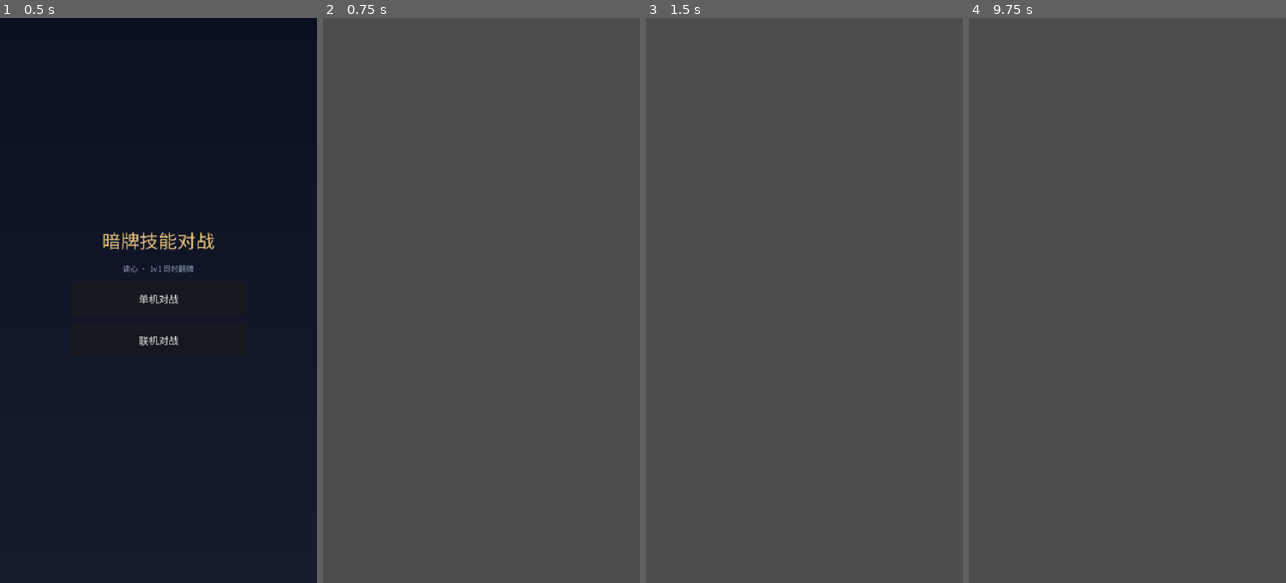
Above: before the commit, frames 1-4 (left to right).
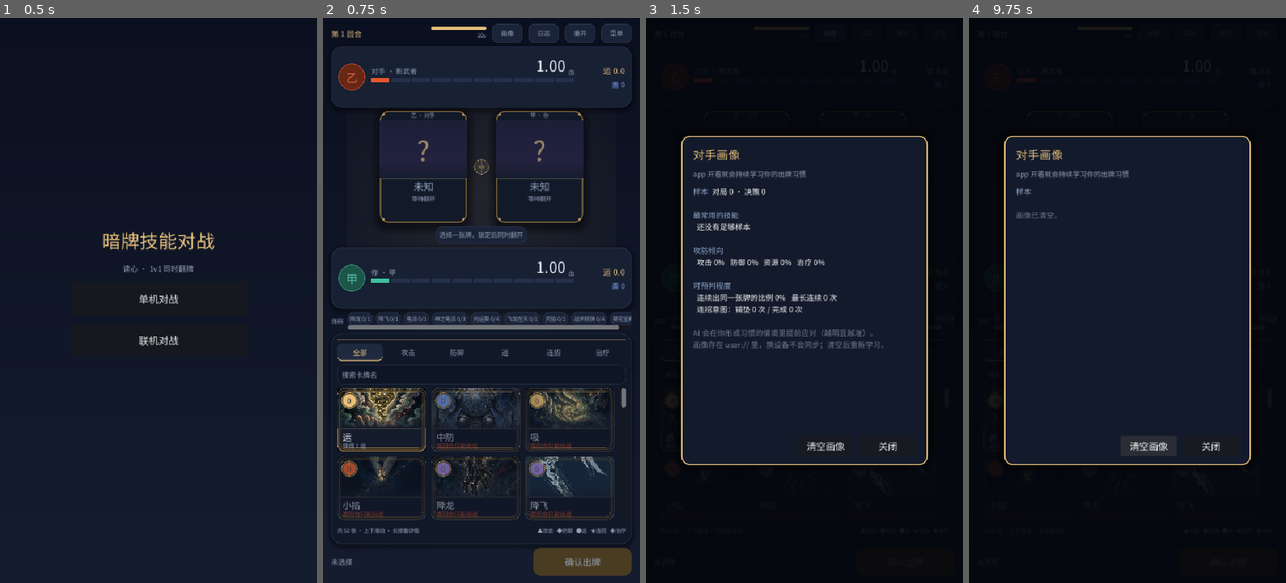
Above: after the commit, the same moments.

Repository: littlegan-Max/DarkCardDuel
Game: Godot game, scene res://scenes/main/Main.tscn
Two runs of this game, one before a commit and one after it. Both use one fixed random seed, a clock stepped at 60 frames per second and the inputs below.
Inputs (mouse positions are in pixels of both pictures, inside the frame that each line leads up to):
- Up to frame 1 (0.5 s): no input
- Up to frame 2 (0.75 s): click "单机对战" at 0.5 s
- Up to frame 3 (1.5 s): click (829, 34) at 1.25 s, where only the run after the commit has a clickable "画像"
- Up to frame 4 (9.75 s): click (1190, 34) at 2 s, where only the run after the commit has a clickable "日志"; click (1225, 34) at 2.75 s, where only the run after the commit has a clickable "重开"; click (1263, 34) at 3.5 s, where only the run after the commit has a clickable "菜单"; click (1007, 351) at 4.25 s, where only the run after the commit has a clickable "全部"; click (1054, 351) at 5 s, where only the run after the commit has a clickable "攻击"; click (1102, 351) at 5.75 s, where only the run after the commit has a clickable "防御"; click (1152, 351) at 6.5 s, where only the run after the commit has a clickable "运"; click (1200, 351) at 7.25 s, where only the run after the commit has a clickable "连招"; click (1247, 351) at 8 s, where only the run after the commit has a clickable "治疗"; click (1029, 419) at 8.75 s, where only the run after the commit has a clickable "0"; click (1149, 447) at 9.5 s, where only the run after the commit has a clickable "清空画像"

Frame 1 is identical in both runs. In frame 2, 98% of the frame differs, in the area x 0-100%, y 0-100%; in frame 3, 99%; in frame 4, 100%.

Commit message:
v0.3.3 修主菜单黑屏 + 补返回主菜单
黑屏根因（Godot 引擎自己报出来的）：
  Condition "p_scene && p_scene->get_parent() != root" is true.
场景切换写成了「把新场景 add_child 到自己身上，再 queue_free 自己」：
  1. 新场景成了旧场景的子节点，旧场景释放时它跟着一起被删 → 点进去一片黑；
  2. current_scene 必须是 root 的直接子节点，否则引擎拒绝赋值。

改法：
- 新增 scripts/core/scene_router.gd：统一换场景的入口，新场景挂 root、
  旧场景先摘出场景树再释放；需要跨场景存活的节点（比如长连接客户端）
  用 keep 参数转移过去。
- main_menu / lobby 都改走 SceneRouter。

顺带修掉的连带 bug：
- 联机大厅→对战的切换会把大厅持有的 NetClient 一起带走（HTTPRequest 是
  子节点），进了对战界面就是「连着但收不到任何消息」。现在客户端跟着转移，
  并在转移后重置轮询状态（HTTPRequest 离开场景树会中止在途请求且不回调）。
- 人机对战的状态上报请求发出去就把节点删了，好友那边永远看不到状态。
  现在延迟 6 秒回收；联机模式也不再误报「人机对战」。
- 窗口关闭时先停轮询、掐掉在途请求，进程立刻退出（实测 100ms 内消失）。

补功能：对局中回不去
- 对局界面顶栏加「菜单」→ 确认弹窗 → 「返回主菜单」；联机退出会先通知
  服务器（这一局判负，对手立刻收到结果）。
- 结算面板加「返回主菜单」。
- 联机大厅顶栏加「主菜单」。

验证：
- 新增 tools/test_scene_nav.gd（6 项）进 verify.sh：主菜单两个入口、大厅→对战、
  对局→返回主菜单、大厅→返回主菜单、长连接客户端转移。
- 全套 verify.sh ALL GREEN（卡表/GDScript/Python/对拍/服务器 67/更新 24/
  过渡 9/新模式 8/端到端 12 回合 0 差异）。
- MuMu 模拟器真机实测（tools/mumu_test.sh）：启动→主菜单→单机对战→
  菜单→返回主菜单→再来一次→强杀重启→回桌面再进，全部回到主菜单，0 张黑屏。

Diff:
--- a/darkcard/project.godot
+++ b/darkcard/project.godot
@@ -9,7 +9,7 @@
 config/name="暗牌技能对战"
 config/description="Dark Card Duel - 1v1 simultaneous reveal, local + online (rules 2.1)"
 config/icon="res://icon.png"
-config/version="0.3.2"
+config/version="0.3.3"
 run/main_scene="res://scenes/main/Main.tscn"
 config/features=PackedStringArray("4.7", "GL Compatibility")
 
--- a/darkcard/scenes/battle/battle_screen.gd
+++ b/darkcard/scenes/battle/battle_screen.gd
@@ -45,6 +45,9 @@
 var _gameover: Control
 var _gameover_title: Label
 var _gameover_sub: Label
+var _exit_panel: Control      # 退出确认层
+var _exit_title: Label
+var _exit_body: Label
 var _detail: CardDetail
 var _hint: Label
 
@@ -58,7 +61,9 @@
     opponent_model = OpponentStore.load_model()
     _build_ui()
     _start_match()
-    _report_presence("in_game_ai")
+    # 延迟一帧再报状态：联机对战时 controller 是大厅切场景时接上的，
+    # 立刻报的话会把「人机对战」错报给好友。
+    _report_presence.call_deferred("in_game_ai")
 
 
 ## 上报自己的状态。
@@ -78,7 +83,12 @@
         return
     c.set_server(c.host, c.port)
     c.set_presence(state)
-    c.call_deferred("queue_free")
+    # 不能马上删：HTTP 请求还在路上，删了节点请求就断了，
+    # 好友那边永远看不到「人机对战」。等几秒再收。
+    var t := get_tree().create_timer(6.0)
+    t.timeout.connect(func() -> void:
+        if is_instance_valid(c):
+            c.queue_free())
 
 
 func _process(delta: float) -> void:
@@ -131,6 +141,7 @@
 
     _build_log()
     _build_gameover()
+    _build_exit_confirm()
 
     _profile = OpponentProfile.new()
     add_child(_profile)
@@ -193,6 +204,7 @@
     top.add_child(_pill_button("画像", _toggle_profile))
     top.add_child(_pill_button("日志", _toggle_log))
     top.add_child(_pill_button("重开", _on_restart))
+    top.add_child(_pill_button("菜单", _on_open_menu))
     return top
 
 
@@ -469,6 +481,73 @@
     _style_primary(again)
     again.pressed.connect(_on_restart)
     v.add_child(again)
+
+    var home := Button.new()
+    home.text = "返回主菜单"
+    home.custom_minimum_size = Vector2(180, 40)
+    home.focus_mode = Control.FOCUS_NONE
+    _style_ghost(home)
+    home.pressed.connect(_on_go_home)
+    v.add_child(home)
+
+
+## 退出确认层：对局中想走之前先问一句，别手滑把这一局丢了。
+func _build_exit_confirm() -> void:
+    _exit_panel = Control.new()
+    add_child(_exit_panel)
+    _exit_panel.set_anchors_and_offsets_preset(Control.PRESET_FULL_RECT)
+    _exit_panel.z_index = 40
+    _exit_panel.visible = false
+
+    var dim := ColorRect.new()
+    dim.color = Color(0.02, 0.03, 0.06, 0.80)
+    _exit_panel.add_child(dim)
+    dim.set_anchors_and_offsets_preset(Control.PRESET_FULL_RECT)
+
+    var cc := CenterContainer.new()
+    _exit_panel.add_child(cc)
+    cc.set_anchors_and_offsets_preset(Control.PRESET_FULL_RECT)
+
+    var panel := PanelContainer.new()
+    panel.custom_minimum_size = Vector2(300, 0)
+    var sb := UiPalette.panel_box(Color("#161E30"), 20, UiPalette.GOLD)
+    sb.set_content_margin_all(22)
+    panel.add_theme_stylebox_override("panel", sb)
+    cc.add_child(panel)
+
+    var v := VBoxContainer.new()
+    v.add_theme_constant_override("separation", 12)
+    panel.add_child(v)
+
+    _exit_title = _lab("返回主菜单？", 20, UiPalette.GOLD)
+    _exit_title.horizontal_alignment = HORIZONTAL_ALIGNMENT_CENTER
+    v.add_child(_exit_title)
+
+    _exit_body = _lab("", 12, UiPalette.TEXT)
+    _exit_body.horizontal_alignment = HORIZONTAL_ALIGNMENT_CENTER
+    _exit_body.autowrap_mode = TextServer.AUTOWRAP_WORD_SMART
+    v.add_child(_exit_body)
+
+    var row := HBoxContainer.new()
+    row.alignment = BoxContainer.ALIGNMENT_CENTER
+    row.add_theme_constant_override("separation", 12)
+    v.add_child(row)
+
+    var stay := Button.new()
+    stay.text = "继续这局"
+    stay.custom_minimum_size = Vector2(132, 44)
+    stay.focus_mode = Control.FOCUS_NONE
+    _style_ghost(stay)
+    stay.pressed.connect(_on_exit_cancel)
+    row.add_child(stay)
+
+    var go := Button.new()
+    go.text = "返回主菜单"
+    go.custom_minimum_size = Vector2(132, 44)
+    go.focus_mode = Control.FOCUS_NONE
+    _style_primary(go)
+    go.pressed.connect(_on_exit_confirm)
+    row.add_child(go)
 
 
 ## 联机模式：由大厅在切场景前调用，把已建好的控制器交给对战界面
@@ -844,6 +923,62 @@
         opponent_model.end_match()
         _save_opponent_model()
     _start_match()
+
+
+# ---------------------------------------------------------------- 返回主菜单
+
+## 现在是不是联机对局。
+func _is_online() -> bool:
+    return controller != null and controller.mode == MatchController.MODE_ONLINE
+
+
+## 点「菜单」：先问一句，别手滑把这一局丢了。
+func _on_open_menu() -> void:
+    if _exit_panel == null:
+        return
+    if _is_online():
+        _exit_title.text = "退出这一局？"
+        _exit_body.text = "联机对战中退出，这一局判你输，对手直接获胜。"
+    else:
+        _exit_title.text = "返回主菜单？"
+        _exit_body.text = "本局进度会丢失，对手习惯按中途退出结算。"
+    _exit_panel.visible = true
+
+
+func _on_exit_cancel() -> void:
+    if _exit_panel != null:
+        _exit_panel.visible = false
+
+
+## 确认退出：先把这局收干净，再切回主菜单。
+func _on_exit_confirm() -> void:
+    if _exit_panel != null:
+        _exit_panel.visible = false
+    _leave_match_and_go_home()
+
+
+## 结算面板上的「返回主菜单」：局已经结束了，直接走。
+func _on_go_home() -> void:
+    _leave_match_and_go_home()
+
+
+func _leave_match_and_go_home() -> void:
+    busy = true
+    # 这一局算结束了：衰减历史倾向并落盘（中途退出也算）
+    if opponent_model != null and duel != null and not duel.state.over:
+        opponent_model.end_match()
+        _save_opponent_model()
+
+    if _is_online():
+        # 告诉服务器我们走了：这一局立刻判负，对手马上收到结果，
+        # 而不是干等着回合超时。不等它回执——切场景后客户端就没了。
+        var c: NetClient = controller.net
+        if c != null:
+            c.leave_room()
+            await get_tree().create_timer(0.4).timeout
+
+    var main: Control = load("res://scenes/main/Main.tscn").instantiate()
+    SceneRouter.swap(get_tree(), main)
 
 
 func _toggle_log() -> void:
@@ -1197,3 +1332,27 @@
     b.add_theme_color_override("font_pressed_color", Color("#17110A"))
     b.add_theme_color_override("font_disabled_color", UiPalette.DIM)
     b.add_theme_font_size_override("font_size", 15)
+
+
+## 次要按钮：描边款，用在「继续这局」「返回主菜单」这种不是主操作的按钮上。
+func _style_ghost(b: Button) -> void:
+    var n := StyleBoxFlat.new()
+    n.bg_color = Color("#1A2338")
+    n.border_color = Color("#2A3550")
+    n.set_border_width_all(1)
+    n.set_corner_radius_all(14)
+    b.add_theme_stylebox_override("normal", n)
+
+    var h := n.duplicate() as StyleBoxFlat
+    h.bg_color = Color("#222C44")
+    b.add_theme_stylebox_override("hover", h)
+
+    var p := n.duplicate() as StyleBoxFlat
+    p.bg_color = Color("#151C2C")
+    b.add_theme_stylebox_override("pressed", p)
+
+    b.add_theme_stylebox_override("focus", StyleBoxEmpty.new())
+    b.add_theme_color_override("font_color", UiPalette.TEXT)
+    b.add_theme_color_override("font_hover_color", Color.WHITE)
+    b.add_theme_color_override("font_pressed_color", UiPalette.DIM)
+    b.add_theme_font_size_override("font_size", 14)
--- a/darkcard/scenes/lobby/lobby_screen.gd
+++ b/darkcard/scenes/lobby/lobby_screen.gd
@@ -92,6 +92,9 @@
 	top.add_child(sp)
 	_online_label = _lab("在线 0", 12, UiPalette.TEAL)
 	top.add_child(_online_label)
+	var home := _btn("主菜单", _on_go_home)
+	home.custom_minimum_size = Vector2(56, 28)
+	top.add_child(home)
 
 	_status = _lab("未连接", 11, UiPalette.DIM)
 	_status.autowrap_mode = TextServer.AUTOWRAP_WORD_SMART
@@ -677,16 +680,24 @@
 
 # ---------------------------------------------------------------- 进入对战
 
+## 回主菜单。留在房间里的要先退出，否则服务器那边房间还挂着人。
+func _on_go_home() -> void:
+	if client != null and _room_id != "":
+		client.leave_room()
+	var main: Control = load("res://scenes/main/Main.tscn").instantiate()
+	SceneRouter.swap(get_tree(), main)
+
+
 func _enter_battle() -> void:
 	if client == null or not client.has_identity():
 		return
 	var ctrl := MatchController.new()
 	ctrl.setup_online(db, client)
 	var battle: Control = load("res://scenes/Battle.tscn").instantiate()
-	add_child(battle)
+	# 长连接客户端一起转到对战场景：大厅被释放时不能把连接一起带走，
+	# 否则进了对战界面就是「连着但收不到任何消息」。
+	SceneRouter.swap(get_tree(), battle, [client])
 	battle.call("setup_online", ctrl)
-	get_tree().current_scene = battle
-	queue_free()
 
 
 # ---------------------------------------------------------------- 小工具
--- a/darkcard/scenes/main/main_menu.gd
+++ b/darkcard/scenes/main/main_menu.gd
@@ -65,10 +65,10 @@
 		_status.text = "找不到场景：" + path
 		_status.add_theme_color_override("font_color", UiPalette.RED)
 		return
+	# 切换必须走 SceneRouter：新场景要挂到 root 下，
+	# 直接 add_child 到自己身上会跟着本节点一起被释放（黑屏）。
 	var next: Control = load(path).instantiate()
-	add_child(next)
-	get_tree().current_scene = next
-	queue_free()
+	SceneRouter.swap(get_tree(), next)
 
 
 func _big_btn(t: String, sub: String, cb: Callable) -> Button:
--- /dev/null
+++ b/darkcard/scripts/core/scene_router.gd
@@ -0,0 +1,54 @@
+class_name SceneRouter
+extends RefCounted
+
+# 场景切换的统一入口。
+#
+# 这里集中挡掉三个坑——踩中任何一个，玩家看到的表现都是「点进去一片黑，什么也没发生」：
+#
+#   1. 新场景不能 add_child 到「马上要释放的旧场景」身上。
+#      那样新场景就是旧场景的子节点，旧场景被释放时它跟着一起被删，
+#      屏幕上什么都不剩。（主菜单黑屏就是这个原因。）
+#   2. Godot 要求 current_scene 必须是 root 的直接子节点，
+#      否则 `get_tree().current_scene = x` 会被引擎拒绝并报错：
+#      Condition "p_scene && p_scene->get_parent() != root" is true.
+#   3. 旧场景持有的长连接节点（NetClient）会跟着旧场景一起死，
+#      所以要先把这些节点 transfer 到新场景下。
+
+
+## 切到新场景。
+##
+## tree : 当前的 SceneTree
+## next : 新场景实例（还没进场景树）
+## keep : 需要从旧场景转移到新场景的节点（比如长连接客户端 NetClient）
+static func swap(tree: SceneTree, next: Node, keep: Array = []) -> void:
+	if tree == null or next == null or not is_instance_valid(next):
+		push_error("SceneRouter.swap: 参数无效")
+		return
+
+	var old: Node = tree.current_scene
+
+	# 1. 保留节点先从旧场景摘下来（还没进新场景，不会被顺手删掉）
+	for n in keep:
+		if n != null and is_instance_valid(n) and n.get_parent() != null:
+			n.get_parent().remove_child(n)
+
+	# 2. 旧场景摘出场景树（先摘后放，保证同一时刻只有一屏 UI 在树上）
+	if old != null and is_instance_valid(old):
+		var op := old.get_parent()
+		if op != null:
+			op.remove_child(old)
+
+	# 3. 新场景挂到 root 下——current_scene 必须是 root 的直接子节点
+	tree.root.add_child(next)
+	tree.current_scene = next
+
+	# 4. 保留节点挂到新场景下，并通知它「场景变了，自己重新接上」
+	for n in keep:
+		if n != null and is_instance_valid(n):
+			next.add_child(n)
+			if n.has_method("on_scene_transferred"):
+				n.call("on_scene_transferred")
+
+	# 5. 释放旧场景（延迟到帧末，避免正在执行的回调里把自己删掉）
+	if old != null and is_instance_valid(old):
+		old.queue_free()
--- a/darkcard/scripts/net/net_client.gd
+++ b/darkcard/scripts/net/net_client.gd
@@ -48,6 +48,7 @@
 var _pending_cmd := ""
 var _cmd_queue: Array = []
 var _cmd_inflight := false
+var _pending_job: Dictionary = {}   # 在途指令，场景切换时需要重发
 var _host_locked := false   # 调用方显式设过地址后，存档不再覆盖
 var version_mismatch := ""   # 非空表示服务器与本地版本对不上
 
@@ -55,6 +56,29 @@
 func _ready() -> void:
 	_ensure_requests()
 	_load_profile()
+	# 窗口关闭时先把连接收干净再退出：
+	# 长轮询会被服务器 hold 住（最长 40 秒），不主动掐掉的话，
+	# 主线程退出时要等工作线程，进程就赖在后台不消失——
+	# 玩家看到的是「窗口关了，游戏还在里面跑」。
+	var win := get_tree().root
+	if not win.close_requested.is_connected(_on_app_close):
+		win.close_requested.connect(_on_app_close)
+
+
+## 窗口被关闭：停轮询、掐掉在途请求。
+func _on_app_close() -> void:
+	shutdown()
+
+
+## 收尾：停止长轮询并取消在途 HTTP 请求。
+func shutdown() -> void:
+	_stopped = true
+	_polling = false
+	_cmd_inflight = false
+	if _poll_req != null:
+		_poll_req.cancel_request()
+	if _cmd_req != null:
+		_cmd_req.cancel_request()
 
 
 ## 显式设置服务器地址并落盘。
@@ -155,6 +179,7 @@
 	var job: Dictionary = _cmd_queue.pop_front()
 	_cmd_inflight = true
 	_pending_cmd = str(job["cmd"])
+	_pending_job = job
 	var body: Dictionary = job["body"]
 	body["player_id"] = player_id
 	body["token"] = token
@@ -175,6 +200,7 @@
 func _on_cmd_done(result: int, code: int, headers: PackedStringArray, body: PackedByteArray) -> void:
 	var cmd := _pending_cmd
 	_pending_cmd = ""
+	_pending_job = {}
 	_cmd_inflight = false
 	if result != HTTPRequest.RESULT_SUCCESS:
 		emit_signal("command_result", cmd, {"ok": false, "error": "连接失败（%d）" % code})
@@ -273,6 +299,23 @@
 	t.timeout.connect(func() -> void: _poll_once())
 
 
+## 场景切换后重新接上（大厅 → 对战界面时，客户端节点被转到了新场景下）。
+##
+## HTTPRequest 离开场景树会中止在途请求，而且不会回调 request_completed，
+## 所以轮询标志必须手动重置——否则就是「显示已连接，但一条消息都收不到」。
+## 在途的那条指令也一起重发（响应已经随旧请求一起丢了）。
+func on_scene_transferred() -> void:
+	_stopped = false
+	_polling = false
+	if not _pending_job.is_empty():
+		_cmd_queue.push_front(_pending_job)
+		_pending_job = {}
+	_cmd_inflight = false
+	_pending_cmd = ""
+	_pump_cmd_queue()
+	_poll_once()
+
+
 func _on_poll_done(result: int, code: int, headers: PackedStringArray, body: PackedByteArray) -> void:
 	_polling = false
 	if _stopped:
--- /dev/null
+++ b/darkcard/tools/screenshot_nav.gd
@@ -0,0 +1,111 @@
+extends SceneTree
+
+# 导航实拍：走一遍玩家真实路径，每一步截屏并自动判断「是不是黑屏」。
+#
+#   godot --path <proj> --script res://tools/screenshot_nav.gd   （不是 headless，要真实渲染）
+#
+# 黑屏判定：把画面缩到很小后统计颜色种类。
+# 正常界面（按钮、文字、面板）至少有几十种颜色；
+# 真黑屏只有 1~2 种。
+
+const OUT_DIR := "C:/Users/ghy/WorkBuddy/2026-10-25-10-37-36/shots"
+
+var _fails := 0
+
+
+func _initialize() -> void:
+	_run()
+
+
+func _run() -> void:
+	DirAccess.make_dir_recursive_absolute(OUT_DIR)
+
+	# —— 主菜单 ——
+	var main: Node = load("res://scenes/main/Main.tscn").instantiate()
+	root.add_child(main)
+	current_scene = main
+	await process_frame
+	await process_frame
+	await _shot("main", "主菜单")
+
+	# —— 点「单机对战」——
+	var btn := _find_btn(main, "单机对战")
+	if btn == null:
+		printerr("[FAIL] 主菜单上找不到「单机对战」按钮")
+		_fails += 1
+	else:
+		btn.pressed.emit()
+		await create_timer(0.8).timeout
+		await _shot("battle", "点「单机对战」之后")
+
+		# 对局中点「菜单」：退出确认层
+		var battle: Node = current_scene
+		var menu_btn := _find_btn(battle, "菜单")
+		if menu_btn == null:
+			printerr("[FAIL] 对局界面没有「菜单」按钮")
+			_fails += 1
+		else:
+			# 量一下顶栏有没有挤出屏幕右边
+			var vp := Vector2(540, 960)
+			for lbl in ["画像", "日志", "重开", "菜单"]:
+				var b := _find_btn(battle, lbl)
+				if b != null:
+					var r: Rect2 = b.get_global_rect()
+					print("   顶栏 %s：x=%.0f..%.0f（屏幕宽 %.0f）" % [
+						lbl, r.position.x, r.position.x + r.size.x, vp.x])
+					if r.position.x + r.size.x > vp.x:
+						printerr("[FAIL] 「%s」按钮超出屏幕右边缘（%.0f > %.0f）" % [
+							lbl, r.position.x + r.size.x, vp.x])
+						_fails += 1
+			menu_btn.pressed.emit()
+			await create_timer(0.4).timeout
+			await _shot("exit_confirm", "对局中点「菜单」")
+
+	# —— 回到主菜单，点「联机对战」——
+	var main2: Node = load("res://scenes/main/Main.tscn").instantiate()
+	root.add_child(main2)
+	current_scene = main2
+	await process_frame
+	var btn2 := _find_btn(main2, "联机对战")
+	if btn2 == null:
+		printerr("[FAIL] 主菜单上找不到「联机对战」按钮")
+		_fails += 1
+	else:
+		btn2.pressed.emit()
+		await create_timer(0.8).timeout
+		await _shot("lobby", "点「联机对战」之后")
+
+	print("")
+	print("[screenshot_nav] %d 项失败" % _fails)
+	quit(1 if _fails > 0 else 0)
+
+
+## 截屏 + 黑屏判定
+func _shot(tag: String, desc: String) -> void:
+	await RenderingServer.frame_post_draw
+	var img := root.get_texture().get_image()
+	var path := "%s/%s.png" % [OUT_DIR, tag]
+	print("%s → %s" % [desc, img.save_png(path)])
+
+	var small := img.duplicate()
+	small.resize(48, 80, Image.INTERPOLATE_BILINEAR)
+	var colors := {}
+	for y in range(small.get_height()):
+		for x in range(small.get_width()):
+			colors[small.get_pixel(x, y).to_rgba32()] = true
+	var n := colors.size()
+	if n <= 3:
+		printerr("[FAIL] %s 是黑屏（只有 %d 种颜色）" % [desc, n])
+		_fails += 1
+	else:
+		print("[OK]   %s 不是黑屏（%d 种颜色）" % [desc, n])
+
+
+func _find_btn(n: Node, text: String) -> Button:
+	if n is Button and (n as Button).text == text:
+		return n as Button
+	for c in n.get_children():
+		var r := _find_btn(c, text)
+		if r != null:
+			return r
+	return null
--- /dev/null
+++ b/darkcard/tools/test_scene_nav.gd
@@ -0,0 +1,256 @@
+extends SceneTree
+
+# 场景切换冒烟测试。
+#
+# 主菜单点按钮 → 新场景必须能活过帧末。
+# 旧实现是「把新场景 add_child 到自己身上，然后 queue_free 自己」，
+# 新场景作为子节点被连带释放 → 点进去一片黑。
+# Godot 引擎自己也会报：Condition "p_scene && p_scene->get_parent() != root" is true.
+#
+#   godot --headless --path <proj> --script res://tools/test_scene_nav.gd
+
+const MAIN_SCENE := "res://scenes/main/Main.tscn"
+
+var _fails := 0
+var _checks := 0
+
+
+func _initialize() -> void:
+	_run()
+
+
+func _run() -> void:
+	await _check_button("单机对战", "res://scenes/Battle.tscn")
+	await _check_button("联机对战", "res://scenes/lobby/Lobby.tscn")
+	await _check_lobby_to_battle()
+	await _check_keep_node_survives()
+	await _check_battle_back_to_menu()
+	await _check_lobby_back_to_menu()
+
+	print("")
+	print("[scene_nav] %d 项检查，%d 项失败" % [_checks, _fails])
+	quit(1 if _fails > 0 else 0)
+
+
+## 模拟点主菜单上的某个按钮，看新场景是不是活下来了
+func _check_button(label: String, expect_path: String) -> void:
+	var main: Node = load(MAIN_SCENE).instantiate()
+	root.add_child(main)
+	current_scene = main
+	await process_frame
+
+	var btn := _find_btn(main, label)
+	if btn == null:
+		_fail("%s：主菜单上找不到按钮「%s」" % [expect_path, label])
+		await _drop(main)
+		return
+
+	btn.pressed.emit()
+	# 等几帧，让 queue_free 真正生效（帧末才删）
+	for i in range(4):
+		await process_frame
+
+	var cur: Node = current_scene
+	if not is_instance_valid(cur):
+		_fail("%s：点「%s」后当前场景已被释放（黑屏）" % [expect_path, label])
+		return
+	if cur == main:
+		_fail("%s：点「%s」后场景没切换" % [expect_path, label])
+		return
+	if cur.get_script() == null:
+		_fail("%s：点「%s」后新场景没有脚本" % [expect_path, label])
+		return
+	# 新场景必须真的挂在树上（有内容可画），不能是游离节点
+	if cur.get_parent() == null:
+		_fail("%s：点「%s」后新场景游离在场景树外（看不见）" % [expect_path, label])
+		return
+	if cur.get_child_count() == 0:
+		_fail("%s：点「%s」后新场景是空的（黑屏）" % [expect_path, label])
+		return
+	_pass("%s：点「%s」后新场景存活，子节点 %d 个" % [
+		expect_path, label, cur.get_child_count()])
+
+
+## 大厅 → 对战（联机入口）：大厅里切场景不能把对战界面一起带走，
+## 也不能把大厅持有的长连接客户端一起带走（否则进了对战就收不到消息）。
+func _check_lobby_to_battle() -> void:
+	var lobby: Node = load("res://scenes/lobby/Lobby.tscn").instantiate()
+	root.add_child(lobby)
+	current_scene = lobby
+	await process_frame
+
+	# 造一个已登录的身份，好让大厅愿意进对战
+	var client: Node = lobby.get("client")
+	if client == null:
+		_fail("大厅 → 对战：大厅里没有 client")
+		await _drop(lobby)
+		return
+	client.set("token", "test-token")
+	client.set("player_id", "test-player")
+
+	lobby.call("_enter_battle")
+	for i in range(4):
+		await process_frame
+
+	var cur: Node = current_scene
+	if not is_instance_valid(cur):
+		_fail("大厅 → 对战：切过去后当前场景已被释放（黑屏）")
+		return
+	if cur.get_parent() == null:
+		_fail("大厅 → 对战：新场景游离在场景树外（看不见）")
+		return
+	if cur.get_child_count() == 0:
+		_fail("大厅 → 对战：新场景是空的（黑屏）")
+		return
+	# 长连接客户端必须还活着，而且已经转到新场景下了
+	if not is_instance_valid(client):
+		_fail("大厅 → 对战：长连接客户端被跟着大厅一起释放了")
+		return
+	if not client.is_inside_tree():
+		_fail("大厅 → 对战：长连接客户端离开了场景树")
+		return
+	if client.get_parent() != cur:
+		_fail("大厅 → 对战：长连接客户端没有转到新场景下")
+		return
+	_pass("大厅 → 对战：新场景存活（子节点 %d 个），长连接客户端已转移" % cur.get_child_count())
+
+
+## 通用检查：SceneRouter.swap 必须保住「要保留的节点」
+func _check_keep_node_survives() -> void:
+	var old_scene: Node = load(MAIN_SCENE).instantiate()
+	root.add_child(old_scene)
+	current_scene = old_scene
+	await process_frame
+
+	var keeper := Node.new()
+	keeper.name = "Keeper"
+	old_scene.add_child(keeper)
+
+	var new_scene: Node = load("res://scenes/Battle.tscn").instantiate()
+	SceneRouter.swap(self, new_scene, [keeper])
+	for i in range(3):
+		await process_frame
+
+	if not is_instance_valid(keeper):
+		_fail("swap：保留节点被一起释放了")
+		return
+	if keeper.get_parent() != new_scene:
+		_fail("swap：保留节点没有转到新场景下")
+		return
+	if not is_instance_valid(current_scene) or current_scene != new_scene:
+		_fail("swap：current_scene 没指向新场景")
+		return
+	_pass("swap：保留节点存活并已转移，current_scene 指向新场景")
+
+
+## 对局中 → 返回主菜单：顶栏「菜单」→ 确认 → 必须回到主菜单
+func _check_battle_back_to_menu() -> void:
+	var main: Node = load(MAIN_SCENE).instantiate()
+	root.add_child(main)
+	current_scene = main
+	await process_frame
+
+	var btn := _find_btn(main, "单机对战")
+	if btn == null:
+		_fail("对局返回：找不到「单机对战」按钮")
+		await _drop(main)
+		return
+	btn.pressed.emit()
+	for i in range(3):
+		await process_frame
+
+	var battle: Node = current_scene
+	if not is_instance_valid(battle):
+		_fail("对局返回：没进到对局界面")
+		return
+
+	var menu_btn := _find_btn(battle, "菜单")
+	if menu_btn == null:
+		_fail("对局返回：对局界面没有「菜单」按钮")
+		return
+	menu_btn.pressed.emit()
+	await process_frame
+
+	# 退出确认层必须弹出来
+	var panel: Node = battle.get("_exit_panel")
+	if panel == null or not panel.visible:
+		_fail("对局返回：点「菜单」没弹出确认层")
+		return
+
+	var home := _find_btn(panel, "返回主菜单")
+	if home == null:
+		_fail("对局返回：确认层里没有「返回主菜单」按钮")
+		return
+	home.pressed.emit()
+	for i in range(4):
+		await process_frame
+
+	var cur: Node = current_scene
+	if not is_instance_valid(cur):
+		_fail("对局返回：返回主菜单后当前场景被释放了")
+		return
+	if cur == battle:
+		_fail("对局返回：点了「返回主菜单」但场景没变")
+		return
+	if cur.get_script() == null or cur.get_child_count() == 0:
+		_fail("对局返回：回到的不是主菜单")
+		return
+	if _find_btn(cur, "单机对战") == null:
+		_fail("对局返回：回到的界面里没有主菜单的按钮")
+		return
+	_pass("对局 → 返回主菜单：成功回到主菜单")
+
+
+## 大厅 → 返回主菜单
+func _check_lobby_back_to_menu() -> void:
+	var lobby: Node = load("res://scenes/lobby/Lobby.tscn").instantiate()
+	root.add_child(lobby)
+	current_scene = lobby
+	await process_frame
+
+	var btn := _find_btn(lobby, "主菜单")
+	if btn == null:
+		_fail("大厅返回：大厅里没有「主菜单」按钮")
+		await _drop(lobby)
+		return
+	btn.pressed.emit()
+	for i in range(4):
+		await process_frame
+
+	var cur: Node = current_scene
+	if not is_instance_valid(cur) or cur == lobby:
+		_fail("大厅返回：点「主菜单」后没回到主菜单")
+		return
+	if _find_btn(cur, "单机对战") == null:
+		_fail("大厅返回：回到的不是主菜单")
+		return
+	_pass("大厅 → 返回主菜单：成功回到主菜单")
+
+
+func _drop(n: Node) -> void:
+	if n != null and is_instance_valid(n):
+		if n.get_parent() != null:
+			n.get_parent().remove_child(n)
+		n.queue_free()
+	await process_frame
+
+
+func _find_btn(n: Node, text: String) -> Button:
+	if n is Button and (n as Button).text == text:
+		return n as Button
+	for c in n.get_children():
+		var r := _find_btn(c, text)
+		if r != null:
+			return r
+	return null
+
+
+func _pass(msg: String) -> void:
+	_checks += 1
+	print("[OK]   " + msg)
+
+
+func _fail(msg: String) -> void:
+	_checks += 1
+	_fails += 1
+	printerr("[FAIL] " + msg)
Not shown, changed: darkcard/export_presets.cfg
Not shown, added: darkcard/scripts/core/scene_router.gd.uid
Not shown, changed: darkcard/tests/parity_cases.json
Not shown, added: darkcard/tools/screenshot_nav.gd.uid
Not shown, added: darkcard/tools/test_scene_nav.gd.uid
Not shown, added: darkcard/tools/desktop_test.ps1
Not shown, added: darkcard/tools/mumu_test.sh
Not shown, changed: darkcard/train/verify.sh
